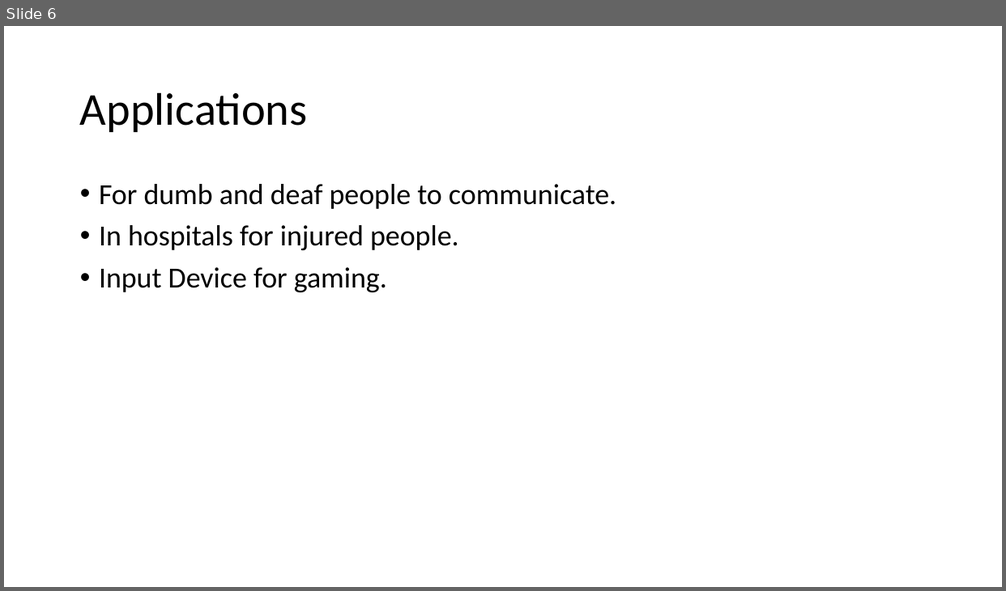
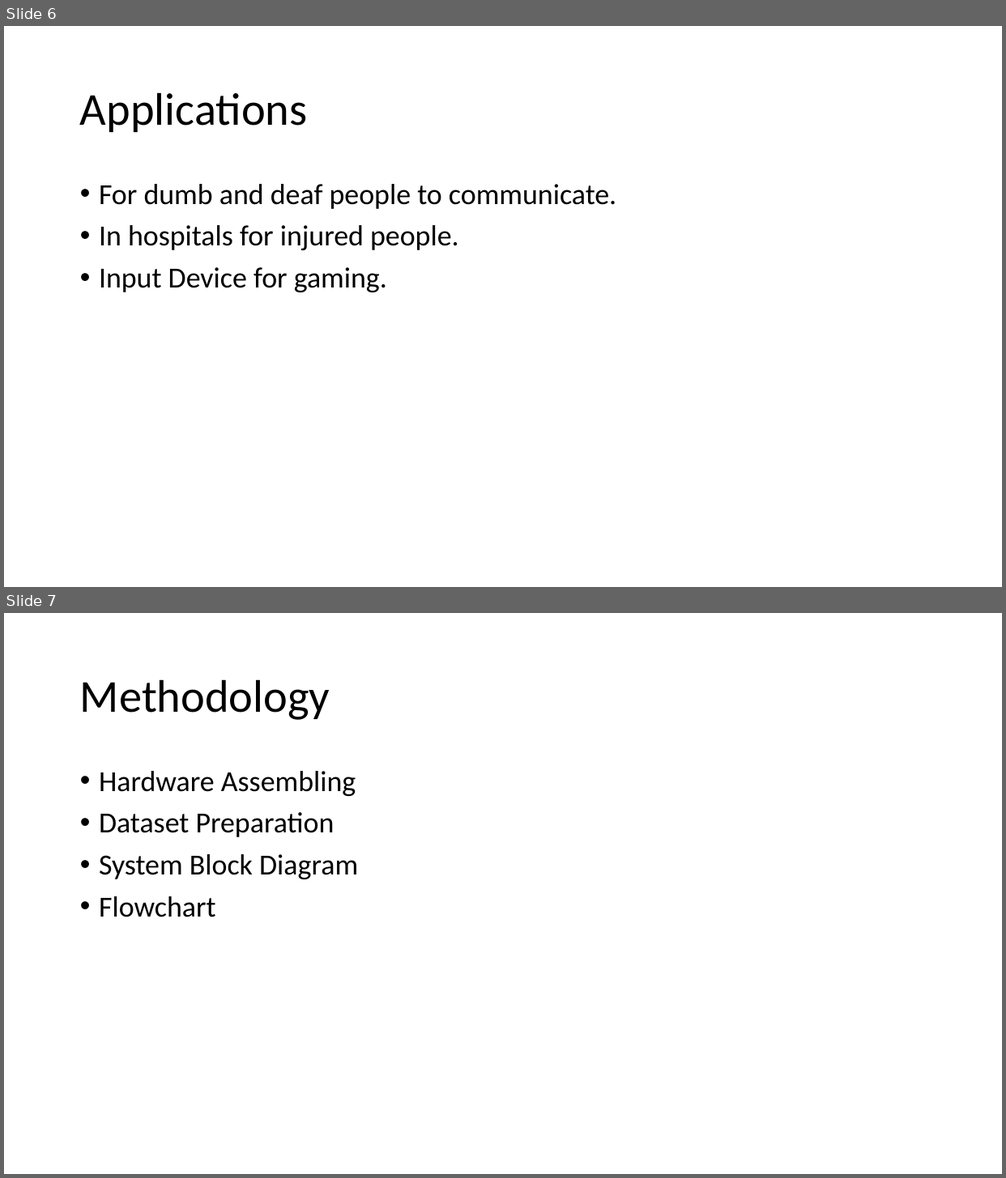
Before and after one commit to BipinGodar/ProjectReport, a slide deck: Smart Gloves using Flex Sensor.pptx. Shown one above the other, each under a label of ours: slide 6 before the commit, slides 6 and 7 after it. The pictures are 1006x591 and 1006x1178 pixels, drawn with LibreOffice and Linux fonts; fonts in the diff are those of the drawing. Boxes give left, top, right and bottom in pixels: in the first picture for what was removed or moved away, otherwise in the second. Text is boxed around its words. In the diff, an @@ line names an element or a change of style, - is before the commit and + after.

```diff
--- a/Smart Gloves using Flex Sensor.pptx
+++ b/Smart Gloves using Flex Sensor.pptx
@@ slide 7 added at (4,613,1002,1174), background #FFFFFF @@
@@ title added at (80,679,330,720), 44 pt, text #000000 @@
+Methodology
@@ text added at (99,771,358,918), 28 pt, text #000000 @@
+• Hardware Assembling
+• Dataset Preparation
+• System Block Diagram
+• Flowchart
```
Also in this commit, not shown: 10 other slides added, 1 slide removed, 2 other files.
